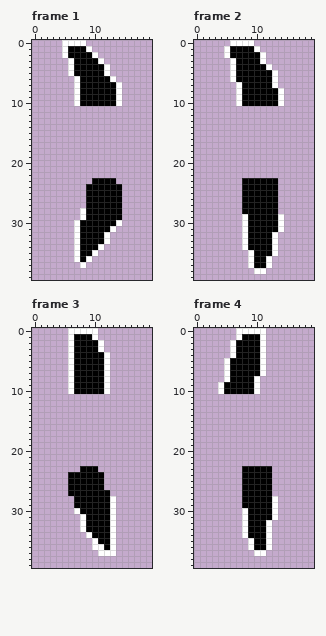
One commit to this pixel-art file: art/art project files/orca_fins.ase. The picture above is the old version.
20x40 pixels, 5 frames. Shown: frame 1, frame 2, frame 3, frame 4. The commit also changed other frames, which this record leaves out.
After:
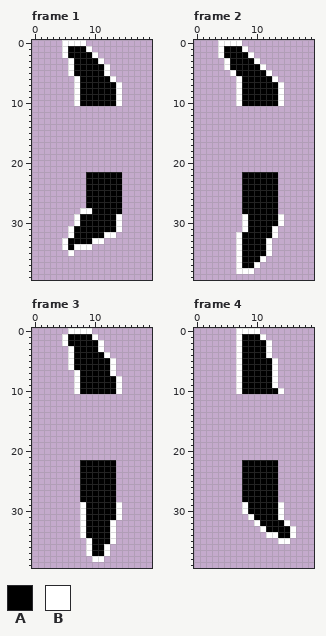
Palette (. is transparent): A #000000  B #ffffff
What changed:
Frame 1:
y 22: x 9..14 ...... -> AAAAAA
y 23: x 9 . -> A; x 14 . -> A
y 28: x 9 A -> B
y 29: x 7..8 .B -> BA; x 14 A -> B
y 31: x 6..7 .B -> BA; x 13..14 B. -> AB
y 32: x 6..7 .B -> BA; x 13 . -> B
y 33: x 5..7 ..B -> BAA; x 10..12 AAB -> BB.
y 34: x 5..6 .. -> BA; x 8..11 AAAB -> BB..
y 35: x 6..10 .BAAB -> B....
y 36: x 7..9 BAB -> ...
y 37: x 8 B -> .
Frame 2:
y 0: x 4..5 .. -> BB; x 8..9 BB -> ..
y 1: x 4..5 .B -> BA; x 8..10 AAB -> B..
y 2: x 4..5 .B -> BA; x 9..11 AAB -> B..
y 3: x 5..6 .B -> BA; x 10..11 AB -> B.
y 4: x 5..6 .B -> BA; x 11..12 AB -> B.
y 5: x 12..13 AB -> B.
y 6: x 6..7 BA -> .B
y 7: x 13..14 B. -> AB
y 22: x 8..13 ...... -> AAAAAA
y 31: x 13..14 AB -> B.
y 32: x 7..8 .B -> BA
y 33..34: x 7..8 .B -> BA; x 12..13 AB -> B.
y 35: x 7..9 ..B -> BAA; x 12..13 AB -> B.
y 36: x 7..9 ..B -> BAA; x 11..12 AB -> B.
y 37: x 7..12 ..BAAB -> BAAB..
y 38: x 7..11 ...BB -> BBB..
Frame 3:
y 0: x 10 B -> .
y 1..2: x 5..6 .B -> BA
y 5..6: x 12..13 B. -> AB
y 7: x 6..7 BA -> .B; x 12..13 B. -> AB
y 8..10: x 6..7 BA -> .B; x 12..14 B.. -> AAB
y 22: x 8..13 ...... -> AAAAAA
y 23: x 11..13 ... -> AAA
y 24..26: x 6..7 AA -> ..; x 12..13 .. -> AA
y 27: x 6..7 AA -> ..; x 13 . -> A
y 28: x 7 A -> .; x 13 B -> A
y 29: x 7..8 AA -> .B; x 13..14 B. -> AB
y 30: x 7..8 BA -> .B; x 13..14 B. -> AB
y 31: x 13..14 B. -> AB
y 34: x 8..9 .B -> BA
y 35: x 9..10 .B -> BA
y 36: x 9..13 .BBAB -> BAAB.
y 37: x 9..11 ..B -> BAA; x 13 B -> .
y 38: x 10..11 .. -> BB
Frame 4:
y 0: x 11 B -> .
y 2..4: x 6..7 BA -> .B; x 11..12 B. -> AB
y 5..7: x 5..7 BAA -> ..B; x 11..13 B.. -> AAB
y 8: x 5..7 BAA -> ..B; x 10..13 B... -> AAAB
y 9: x 4..7 BAAA -> ...B; x 10..13 B... -> AAAB
y 10: x 4..7 BAAA -> ...B; x 10..14 B.... -> AAAAB
y 22: x 8..13 ...... -> AAAAAA
y 23..27: x 13 . -> A
y 28: x 13 B -> A
y 29: x 8 A -> B; x 13..14 B. -> AB
y 30: x 13..14 B. -> AB
y 31: x 8..9 BA -> .B; x 13..14 B. -> AB
y 32: x 8..10 BAA -> ..B; x 12..15 B... -> AAAB
y 33: x 8..16 BAAAB.... -> ...BAAAAB
y 34: x 8..11 BAAA -> ....; x 13..16 .... -> BAAB
y 35: x 9..12 BAAB -> ....; x 14..15 .. -> BB
y 36: x 9..12 BAAB -> ....
y 37: x 10..11 BB -> ..
